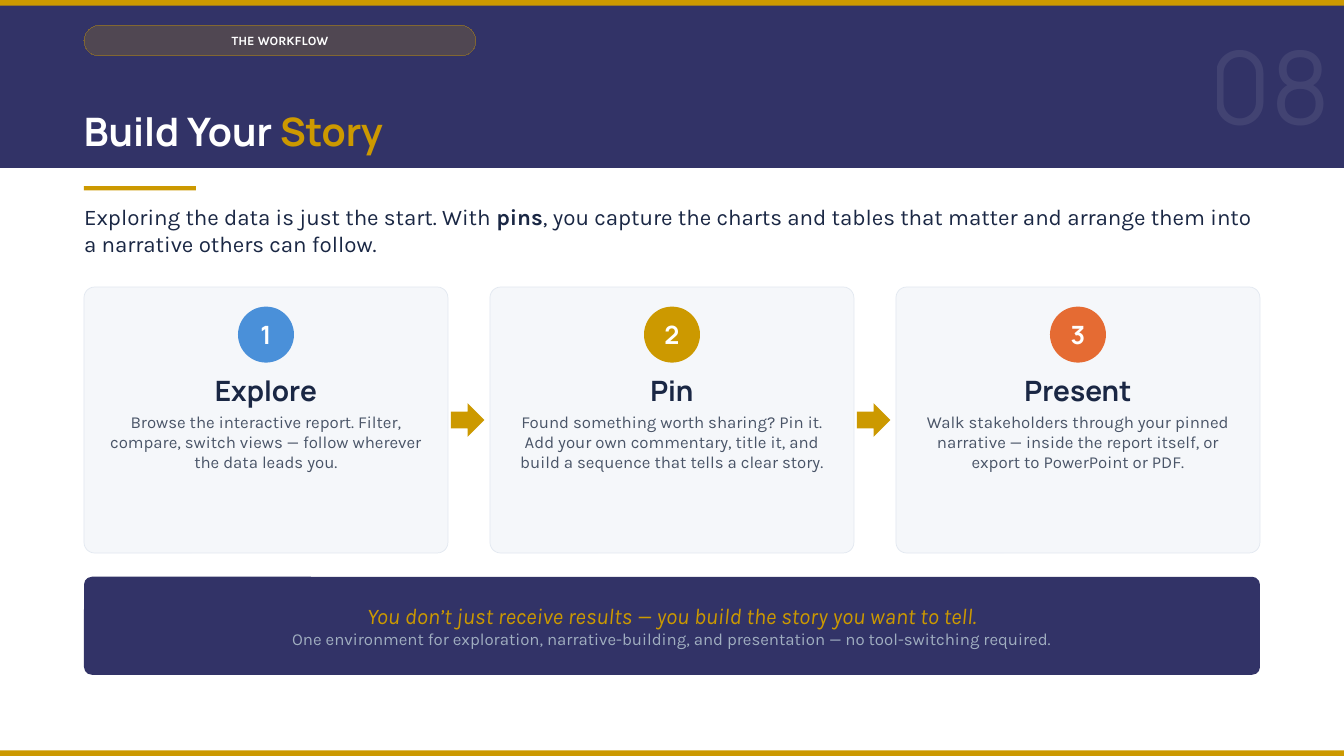
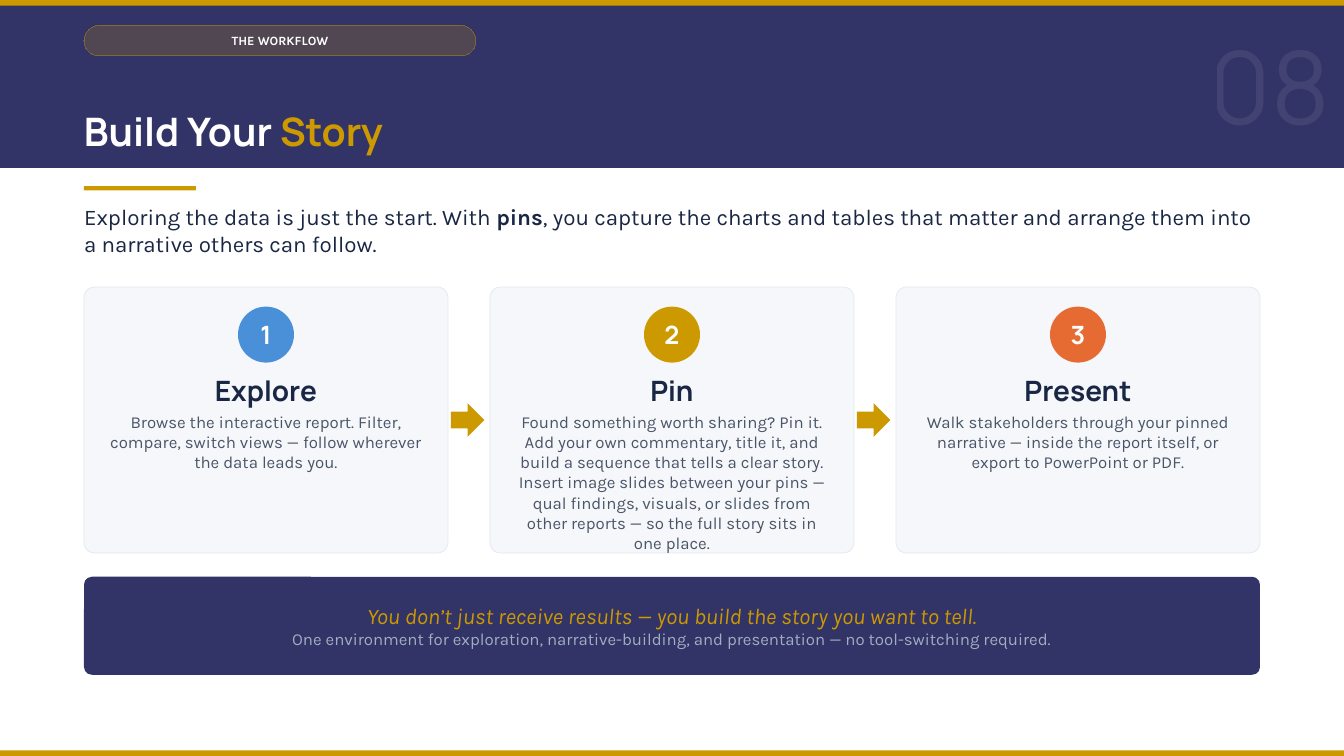
Before and after one commit to DuncanRBrett/Turas, a slide deck: slide 10 of docs/marketing/Introducing Turas v6.pptx. Drawn at 1344x756 pixels with LibreOffice and Linux fonts; fonts in the diff are those of the drawing. Boxes give left, top, right and bottom in pixels: in the first picture for what was removed or moved away, otherwise in the second. Text is boxed around its words. In the diff, an @@ line names an element or a change of style, - is before the commit and + after.

```diff
--- a/docs/marketing/Introducing Turas v6.pptx
+++ b/docs/marketing/Introducing Turas v6.pptx
@@ text at (519,416,823,553): text changed @@
-Found something worth sharing? Pin it. Add your own commentary, title it, and build a sequence that tells a clear story.
+Found something worth sharing? Pin it. Add your own commentary, title it, and build a sequence that tells a clear story. Insert image slides between your pins — qual findings, visuals, or slides from other reports — so the full story sits in one place.
```
Also in this commit, not shown: 11 other slides changed, 5 other files.
